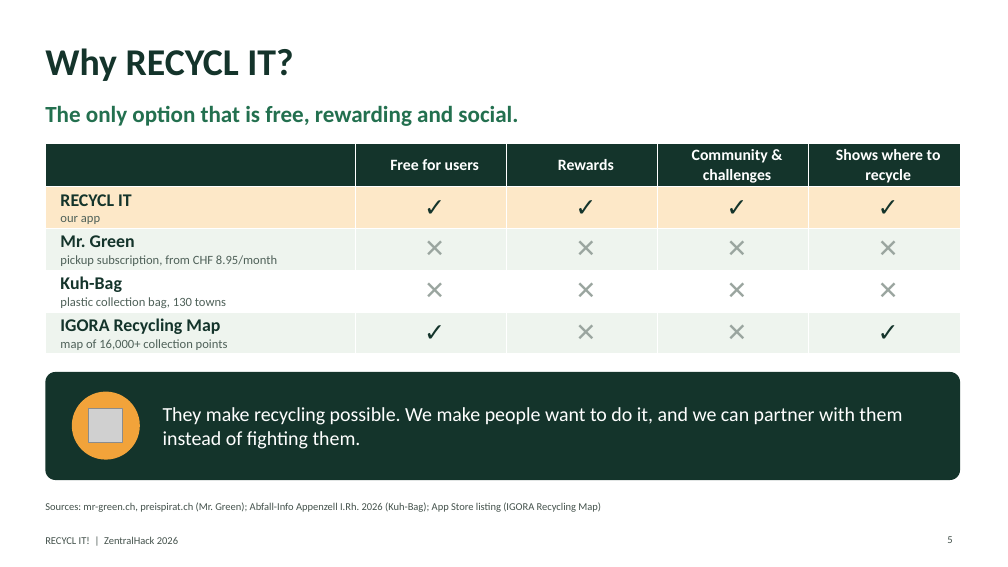
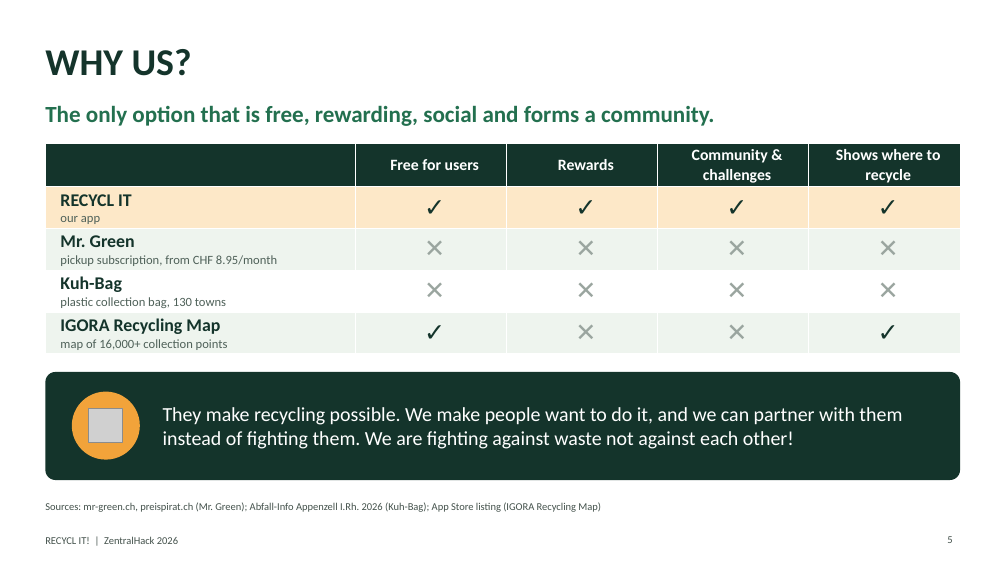
Before and after one commit to Toaster-lab/Zentral-Hack, a slide deck: slide 5 of PowerPoints/RECYCL_IT_final_pitch.pptx. Drawn at 1008x567 pixels with LibreOffice and Linux fonts; fonts in the diff are those of the drawing; grey boxes stand for pictures. Boxes give left, top, right and bottom in pixels: in the first picture for what was removed or moved away, otherwise in the second. Text is boxed around its words. In the diff, an @@ line names an element or a change of style, - is before the commit and + after.

```diff
--- a/PowerPoints/RECYCL_IT_final_pitch.pptx
+++ b/PowerPoints/RECYCL_IT_final_pitch.pptx
@@ title at (x1=45, y1=49, x2=192, y2=76): text changed @@
-Why RECYCL IT?
+WHY US?
@@ text at (x1=45, y1=105, x2=715, y2=126): text changed @@
-The only option that is free, rewarding and social.
+The only option that is free, rewarding, social and forms a community.
@@ text at (x1=163, y1=407, x2=902, y2=449): text changed @@
-They make recycling possible. We make people want to do it, and we can partner with them instead of fighting them.
+They make recycling possible. We make people want to do it, and we can partner with them instead of fighting them. We are fighting against waste not against each other!
```
Also in this commit, not shown: 7 other slides changed.
